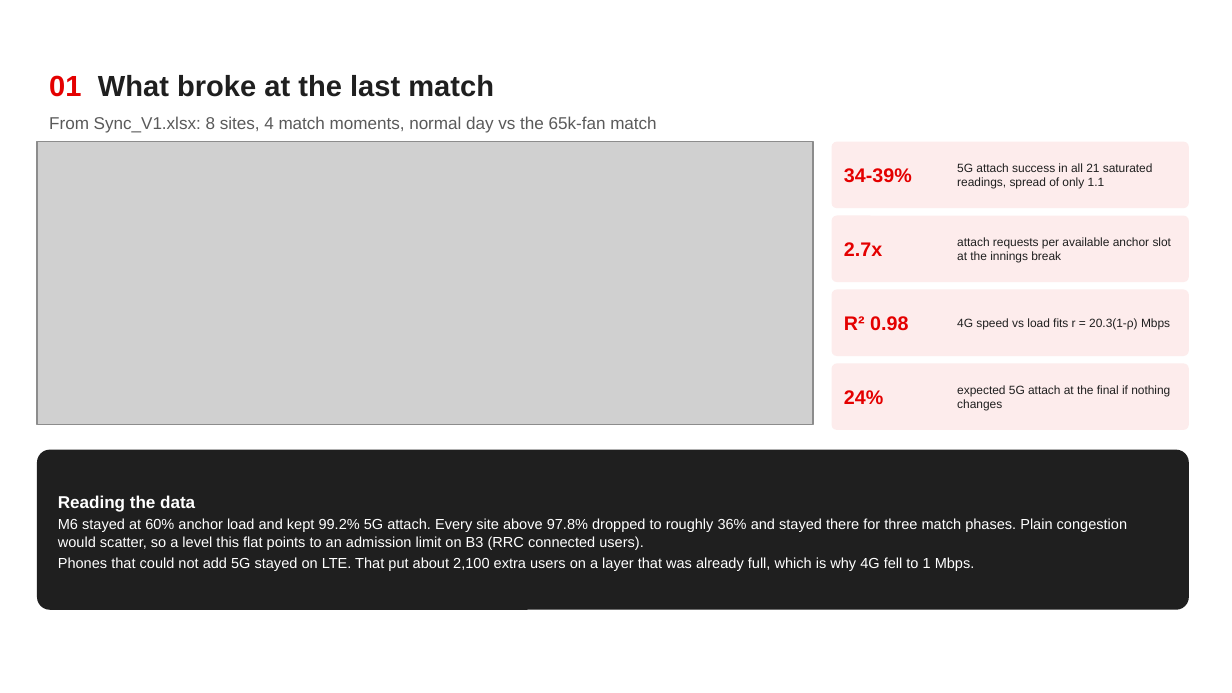
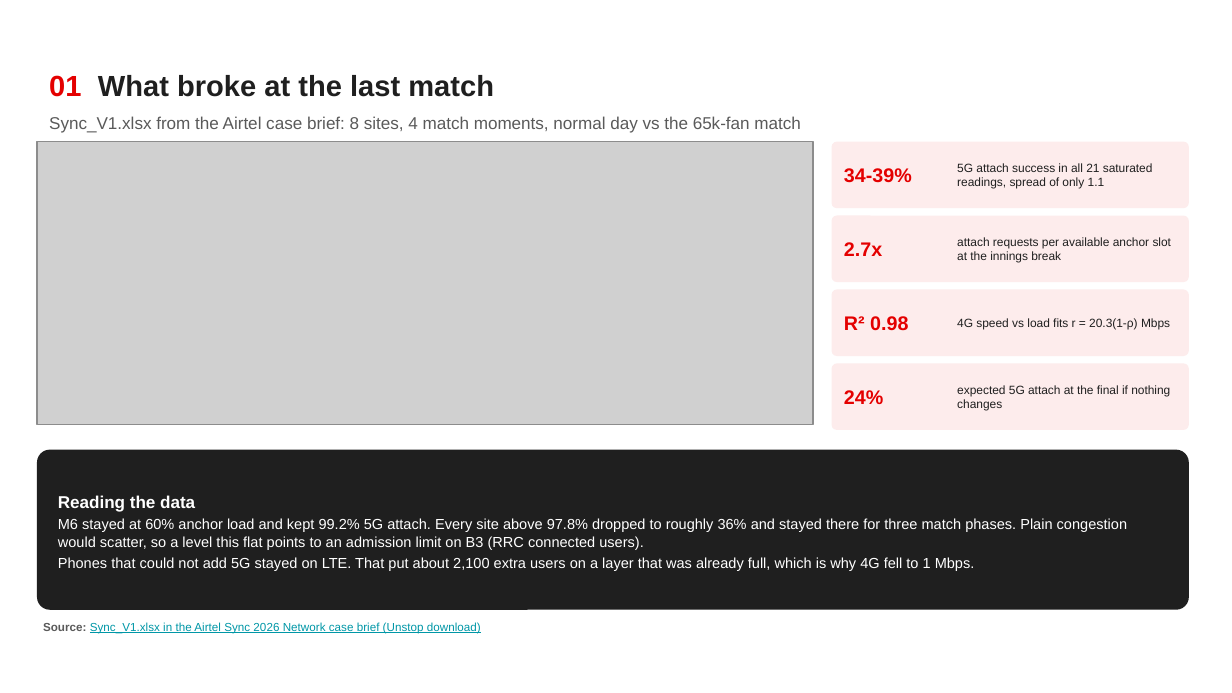
Before and after one commit to ShreyaNarasimhaKamath/Airtel_Synq_Hackathon-, a slide deck: slide 2 of Airtel_Sync_Stadium_Surge.pptx. Drawn at 1232x693 pixels with LibreOffice and Linux fonts; fonts in the diff are those of the drawing; grey boxes stand for pictures; background and template pictures are left out. Boxes give left, top, right and bottom in pixels: in the first picture for what was removed or moved away, otherwise in the second. Text is boxed around its words. In the diff, an @@ line names an element or a change of style, - is before the commit and + after.

Commit message:
Add source links, mark assumptions, update video and method diagram

```diff
--- a/Airtel_Sync_Stadium_Surge.pptx
+++ b/Airtel_Sync_Stadium_Surge.pptx
@@ text at [49,116,800,133]: text changed @@
-From Sync_V1.xlsx: 8 sites, 4 match moments, normal day vs the 65k-fan match
+Sync_V1.xlsx from the Airtel case brief: 8 sites, 4 match moments, normal day vs the 65k-fan match
@@ text added at [43,622,481,634], 6.8 pt, text #0097A7, underline @@
+Source: Sync_V1.xlsx in the Airtel Sync 2026 Network case brief (Unstop download)
```
Also in this commit, not shown: 5 other slides changed, 7 other files.
